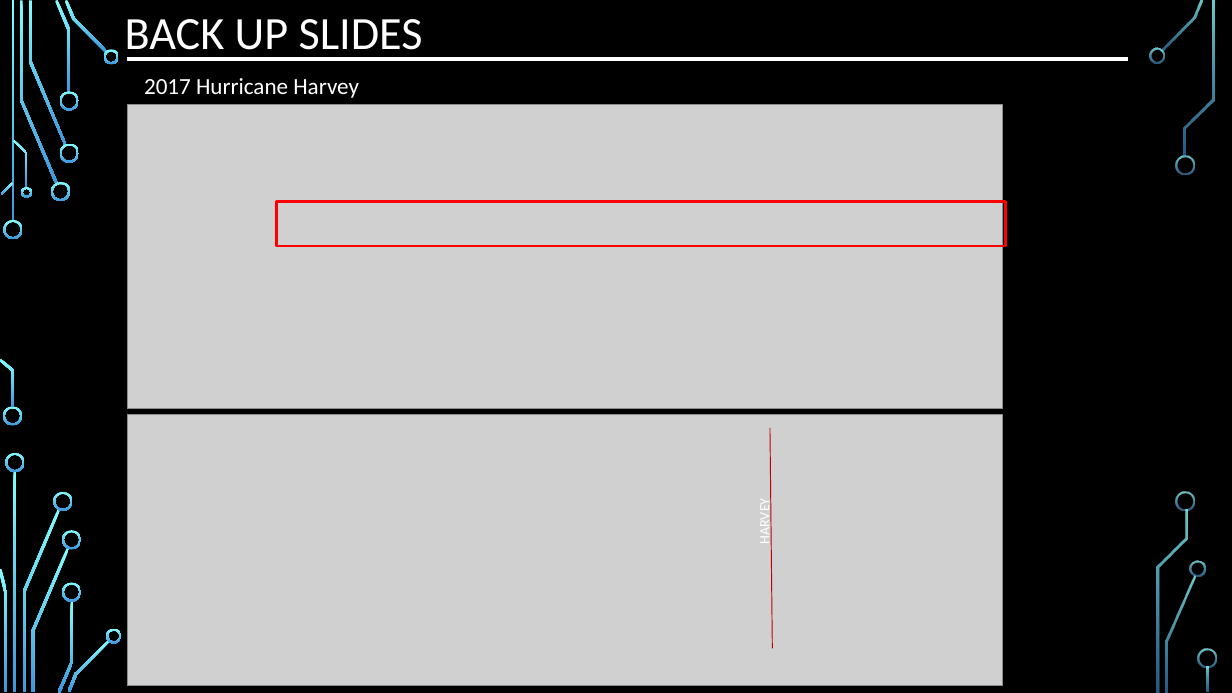
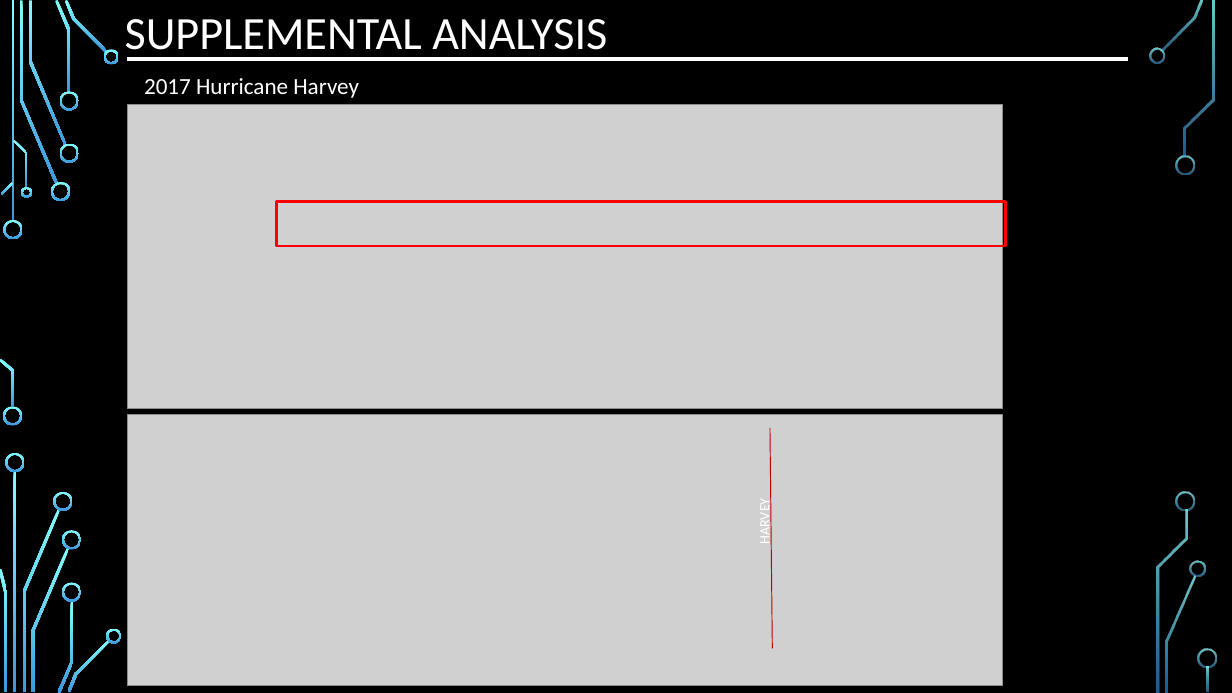
Before and after one commit to djserna/7330-Group-Project, a slide deck: slide 24 of Presentation/MSDS_7330_Group_Project_Presentation.pptx. Drawn at 1232x693 pixels with LibreOffice and Linux fonts; fonts in the diff are those of the drawing; grey boxes stand for pictures; background and template pictures are left out. Boxes give left, top, right and bottom in pixels: in the first picture for what was removed or moved away, otherwise in the second. Text is boxed around its words. In the diff, an @@ line names an element or a change of style, - is before the commit and + after.

Commit message:
fixed grammar issue and renamed backup slides to supplemental analysis.

```diff
--- a/Presentation/MSDS_7330_Group_Project_Presentation.pptx
+++ b/Presentation/MSDS_7330_Group_Project_Presentation.pptx
@@ title at <box>125,19,607,60</box>: text changed @@
-BACK UP SLIDES
+SUPPLEMENTAL ANALYSIS
```
Also in this commit, not shown: 1 other slide changed.
